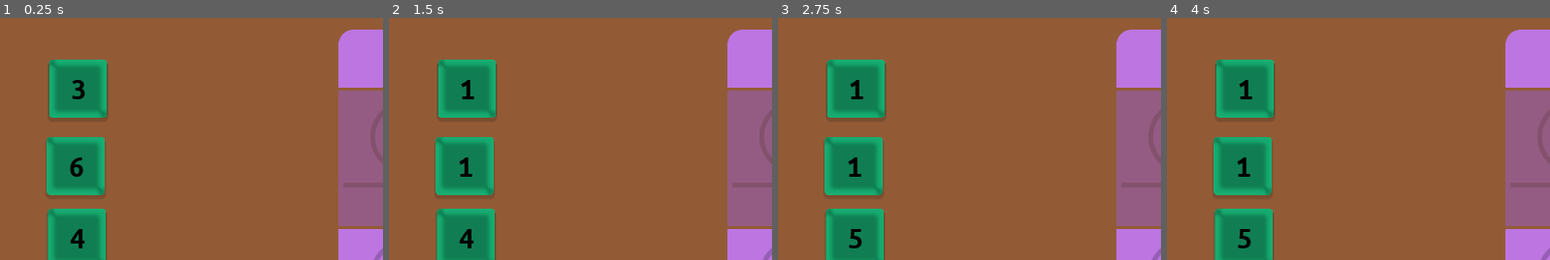
Above: before the commit, frames 1-4 (left to right).
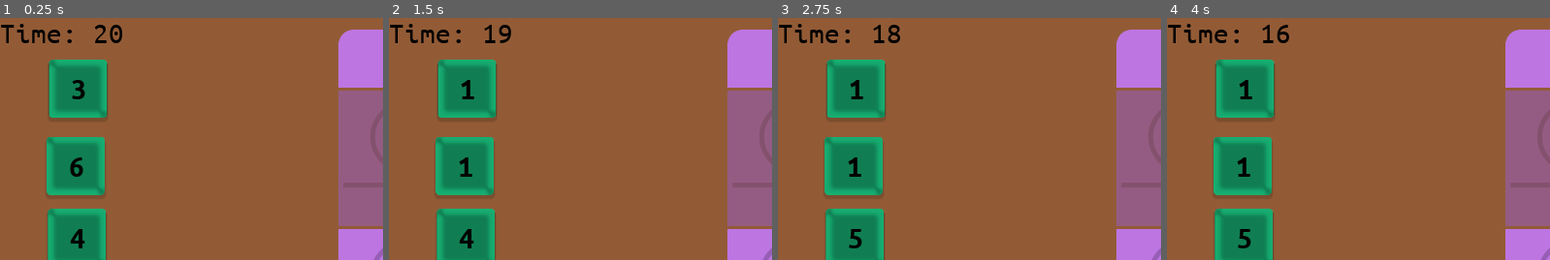
Above: after the commit, the same moments.

Repository: matzebond/DiceRepair
Game: Godot game, scene res://scenes/screens/RootNode.tscn
Two runs of this game, one before a commit and one after it. Both use one fixed random seed, a clock stepped at 60 frames per second and the inputs below.
Inputs (mouse positions are % of the whole screen's width and height, from its top left):
- Up to frame 1 (0.25 s): no input
- Up to frame 2 (1.5 s): tap Enter at 0.5 s; drag from (10, 15) to (53, 29) at 0.52 s; tap Space at 1.25 s; drag from (10, 31) to (53, 29) at 1.27 s
- Up to frame 3 (2.75 s): tap Enter at 2 s; move the mouse to (10, 45) at 2.02 s; click (10, 45) at 2.17 s
- Up to frame 4 (4 s): tap Space at 2.75 s; drag from (10, 61) to (53, 58) at 2.77 s; tap Enter at 3.5 s; drag from (11, 78) to (72, 29) at 3.52 s
The pictures show only the part of the screen within x 0-50%, y 0-50%; the shares and areas given below are measured in that part.

The runs differ from the first frame. In frame 1, 0.7% of the frame differs, in the area x 0-32%, y 2-11%; in frame 2, 0.7%; in frame 3, 0.7%; in frame 4, 0.7%.

Commit message:
Add time lable & countdown

Diff:
--- a/scenes/screens/GameScene.tscn
+++ b/scenes/screens/GameScene.tscn
@@ -1,15 +1,26 @@
-[gd_scene load_steps=5 format=2]
+[gd_scene load_steps=7 format=2]
 
 [ext_resource path="res://assets/img/ui/bg.png" type="Texture" id=1]
 [ext_resource path="res://scenes/die/Die.tscn" type="PackedScene" id=2]
 [ext_resource path="res://scenes/jobs/Job.tscn" type="PackedScene" id=3]
 [ext_resource path="res://scenes/drop_area/DropArea.tscn" type="PackedScene" id=4]
+[ext_resource path="res://scenes/ui/TimeFont.tres" type="DynamicFont" id=5]
+[ext_resource path="res://scenes/ui/Time.gd" type="Script" id=6]
 
 [node name="GameScene" type="Node2D"]
 
 [node name="bg" type="Sprite" parent="."]
 position = Vector2( 640, 400 )
 texture = ExtResource( 1 )
+
+[node name="Time" type="Label" parent="."]
+custom_fonts/font = ExtResource( 5 )
+custom_colors/font_color = Color( 0, 0, 0, 1 )
+text = "Time: xx"
+script = ExtResource( 6 )
+__meta__ = {
+"_edit_use_anchors_": false
+}
 
 [node name="Job" parent="." instance=ExtResource( 3 )]
 position = Vector2( 670.966, 67.4236 )
--- a/scenes/screens/RootNode.gd
+++ b/scenes/screens/RootNode.gd
@@ -1,3 +1,13 @@
 extends Node2D
 
+var game_running = true
+var time = 20.0
+
 var dragging_die = false
+
+func stop_round():
+    game_running = false
+    time = 0
+
+func start_round():
+    pass
--- /dev/null
+++ b/scenes/ui/Time.gd
@@ -0,0 +1,18 @@
+extends Label
+
+func _process(delta):
+    var root = get_tree().current_scene
+    if root.game_running:
+        root.time -= delta
+        if root.time < 0:
+            root.stop_round()
+        update_text()
+
+
+func update_text():
+    var time = get_tree().current_scene.time
+    if time > 1:
+        time = ceil(time)
+    else:
+        time = round(time * 10) / 10
+    self.text = "Time: " + str(time)
--- /dev/null
+++ b/scenes/ui/TimeFont.tres
@@ -0,0 +1,7 @@
+[gd_resource type="DynamicFont" load_steps=2 format=2]
+
+[ext_resource path="res://assets/fonts/UbuntuMono-R.ttf" type="DynamicFontData" id=1]
+
+[resource]
+size = 50
+font_data = ExtResource( 1 )
